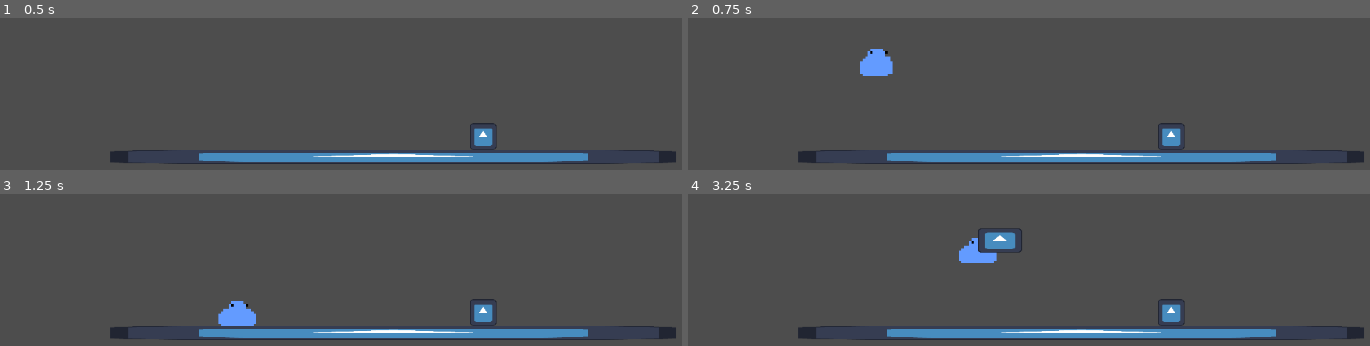
Above: before the commit, frames 1-4 (two rows, left to right).
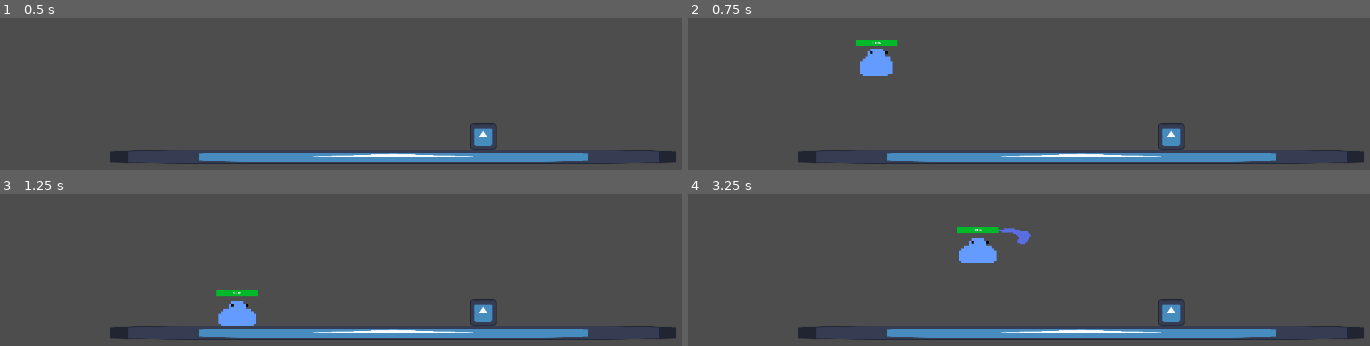
Above: after the commit, the same moments.

Repository: SnapTurtleTom/SMASH
Game: Godot game, scene res://scenes/node_2d.tscn
Same seed, same stepped clock (60 frames per second), same inputs: the game is played once before the commit and once after it. The engine's default icon, where the game draws it, is replaced by a stand-in: a white triangle on a blue panel in a dark square.
Inputs:
- Up to frame 1 (0.5 s): no input
- Up to frame 2 (0.75 s): tap Enter at 0.5 s; hold D (right1) from 0.53 s (still down); tap 1 (Spawn) at 0.6 s
- Up to frame 3 (1.25 s): keep holding D (right1); tap W (jump1) at 0.77 s
- Up to frame 4 (3.25 s): tap J (left2) at 1.35 s; tap W (jump1) at 1.52, 3.02 s; release D (right1) at 2.03 s; hold A (left1) 2.03-2.78 s; tap L (right2) at 2.1 s; hold D (right1) from 2.78 s (still down); tap S (speciala1) at 2.85 s

Frame 1 is identical in both runs. In frame 2, 0.2% of the frame differs, in the area x 24-31%, y 14-19%; in frame 3, 0.2%; in frame 4, 1.1%, in the area x 39-51%, y 21-39%.

Commit message:
sword animation fixed, dummy fall limit death and health bars

Diff:
--- a/scenes/base.tscn
+++ b/scenes/base.tscn
@@ -1,13 +1,18 @@
-[gd_scene load_steps=13 format=3 uid="uid://dpkxqmw0od5pg"]
+[gd_scene load_steps=21 format=3 uid="uid://dpkxqmw0od5pg"]
 
 [ext_resource type="Script" uid="uid://gnyj3odyxp1v" path="res://scripts/player.gd" id="1_t45w4"]
 [ext_resource type="Texture2D" uid="uid://di45g56m7k84j" path="res://icon.svg" id="2_h5ip5"]
-[ext_resource type="Texture2D" uid="uid://nd7wvk668bso" path="res://sprites/idle_blue_blob1.png" id="2_vqfsp"]
+[ext_resource type="Texture2D" uid="uid://nd7wvk668bso" path="res://sprites/idle_blue_sprites/idle_blue_blob1.png" id="2_vqfsp"]
 [ext_resource type="Script" uid="uid://ijs624qsbsdu" path="res://scripts/attackset_1.gd" id="3_40w10"]
-[ext_resource type="Texture2D" uid="uid://b2hvrtopl47sc" path="res://sprites/idle_blue_blob2.png" id="3_i6jx3"]
-[ext_resource type="Texture2D" uid="uid://cwhoaq1hftccd" path="res://sprites/idle_blue_blob3.png" id="4_jn13j"]
-[ext_resource type="Texture2D" uid="uid://dr2ycb87ae1hd" path="res://sprites/idle_blue_blob4.png" id="5_6irmp"]
-[ext_resource type="Texture2D" uid="uid://cnh6j0s6gw5s" path="res://sprites/idle_blue_blob5.png" id="6_dmaw2"]
+[ext_resource type="Texture2D" uid="uid://b2hvrtopl47sc" path="res://sprites/idle_blue_sprites/idle_blue_blob2.png" id="3_i6jx3"]
+[ext_resource type="Texture2D" uid="uid://cwhoaq1hftccd" path="res://sprites/idle_blue_sprites/idle_blue_blob3.png" id="4_jn13j"]
+[ext_resource type="Texture2D" uid="uid://dr2ycb87ae1hd" path="res://sprites/idle_blue_sprites/idle_blue_blob4.png" id="5_6irmp"]
+[ext_resource type="Texture2D" uid="uid://cnh6j0s6gw5s" path="res://sprites/idle_blue_sprites/idle_blue_blob5.png" id="6_dmaw2"]
+[ext_resource type="Texture2D" uid="uid://bwomnbmki7ayf" path="res://sprites/blue_blob_attack/blue_blob_slash2.png" id="8_1xxg6"]
+[ext_resource type="Texture2D" uid="uid://ccqmr53ptvrm3" path="res://sprites/blue_blob_attack/blue_blob_slash3.png" id="9_517kj"]
+[ext_resource type="Texture2D" uid="uid://bs3und1r0jepv" path="res://sprites/blue_blob_attack/blue_blob_slash4.png" id="10_ot4hf"]
+[ext_resource type="Texture2D" uid="uid://drtr04s08tk2n" path="res://sprites/blue_blob_attack/blue_blob_slash5.png" id="11_vciil"]
+[ext_resource type="Texture2D" uid="uid://cx7jr4x7y7j2u" path="res://sprites/blue_blob_attack/blue_blob_slash6.png" id="12_ycryd"]
 
 [sub_resource type="CircleShape2D" id="CircleShape2D_0e48y"]
 radius = 64.1249
@@ -36,10 +41,39 @@
 }]
 
 [sub_resource type="RectangleShape2D" id="RectangleShape2D_e4ynd"]
-size = Vector2(128, 476)
+size = Vector2(193.196, 476)
+
+[sub_resource type="SpriteFrames" id="SpriteFrames_ystrd"]
+animations = [{
+"frames": [{
+"duration": 1.0,
+"texture": ExtResource("8_1xxg6")
+}, {
+"duration": 1.0,
+"texture": ExtResource("9_517kj")
+}, {
+"duration": 1.0,
+"texture": ExtResource("10_ot4hf")
+}, {
+"duration": 1.0,
+"texture": ExtResource("11_vciil")
+}, {
+"duration": 1.0,
+"texture": ExtResource("12_ycryd")
+}],
+"loop": true,
+"name": &"default",
+"speed": 15.0
+}]
 
 [sub_resource type="CircleShape2D" id="CircleShape2D_8rhti"]
 radius = 350.036
+
+[sub_resource type="StyleBoxFlat" id="StyleBoxFlat_1xxg6"]
+bg_color = Color(1.58831e-06, 0.726311, 0.168332, 1)
+
+[sub_resource type="Theme" id="Theme_517kj"]
+ProgressBar/styles/fill = SubResource("StyleBoxFlat_1xxg6")
 
 [node name="Player" type="CharacterBody2D"]
 collision_mask = 3
@@ -58,20 +92,27 @@
 script = ExtResource("3_40w10")
 
 [node name="sword" type="CollisionShape2D" parent="attackset1"]
-position = Vector2(107, -43.5)
+position = Vector2(161.5, -43.5)
 scale = Vector2(1.67188, 0.25)
 shape = SubResource("RectangleShape2D_e4ynd")
 
-[node name="Sprite2D" type="Sprite2D" parent="attackset1/sword"]
-position = Vector2(-63.9998, -238)
-scale = Vector2(1, 3.71875)
-texture = ExtResource("2_h5ip5")
-centered = false
+[node name="AnimatedSprite2D" type="AnimatedSprite2D" parent="attackset1/sword"]
+position = Vector2(8.58307e-05, 0)
+scale = Vector2(3.78815, 28)
+sprite_frames = SubResource("SpriteFrames_ystrd")
+autoplay = "default"
 
 [node name="bigsword" type="CollisionShape2D" parent="attackset1"]
 shape = SubResource("CircleShape2D_8rhti")
 
 [node name="Sprite2D" type="Sprite2D" parent="attackset1/bigsword"]
-position = Vector2(3.1352e-05, 2.02656e-06)
+position = Vector2(0.000244081, 2.26498e-05)
 scale = Vector2(5.49219, 5.46875)
 texture = ExtResource("2_h5ip5")
+
+[node name="HealthBar" type="ProgressBar" parent="."]
+offset_left = -100.0
+offset_top = -109.0
+offset_right = 100.0
+offset_bottom = -80.0
+theme = SubResource("Theme_517kj")
--- a/scripts/dummy.gd
+++ b/scripts/dummy.gd
@@ -7,6 +7,10 @@
 func _physics_process(delta):
 	if !is_on_floor():
 		velocity.y += gravity * delta
+
+	if velocity.y > 3000:
+		queue_free()
+
 	else:
 		velocity.x = move_toward(velocity.x, 0, friction * delta)
 	move_and_slide()
--- a/scripts/player.gd
+++ b/scripts/player.gd
@@ -19,6 +19,7 @@
 var specialc : String
 
 func _ready():
+	$HealthBar.max_value = health
 	if player_type == 1:
 		jump = "jump1"
 		left = "left1"
@@ -45,6 +46,8 @@
 	if input_dir != 0:
 		facing_direction = Vector2(sign(input_dir), 0)
 	velocity.x = move_toward(velocity.x, input_dir * speed, acceleration * delta)
+
+	$HealthBar.value = health
 
 	if facing_direction.x == -1:
 		$CollisionShape2D/AnimatedSprite2D.flip_h = true
Binary file added: sprites/blue_blob_attack/blue_blob_slash1.png
Not shown, changed: sprites/blue_blob_attack/blue_blob_slash1.png.import
Binary file added: sprites/blue_blob_attack/blue_blob_slash2.png
Not shown, changed: sprites/blue_blob_attack/blue_blob_slash2.png.import
Binary file added: sprites/blue_blob_attack/blue_blob_slash3.png
Not shown, changed: sprites/blue_blob_attack/blue_blob_slash3.png.import
Binary file added: sprites/blue_blob_attack/blue_blob_slash4.png
Not shown, added: sprites/blue_blob_attack/blue_blob_slash4.png.import
Binary file added: sprites/blue_blob_attack/blue_blob_slash5.png
Not shown, added: sprites/blue_blob_attack/blue_blob_slash5.png.import
Binary file added: sprites/blue_blob_attack/blue_blob_slash6.png
Not shown, changed: sprites/blue_blob_attack/blue_blob_slash6.png.import
(and 10 more such lines)
